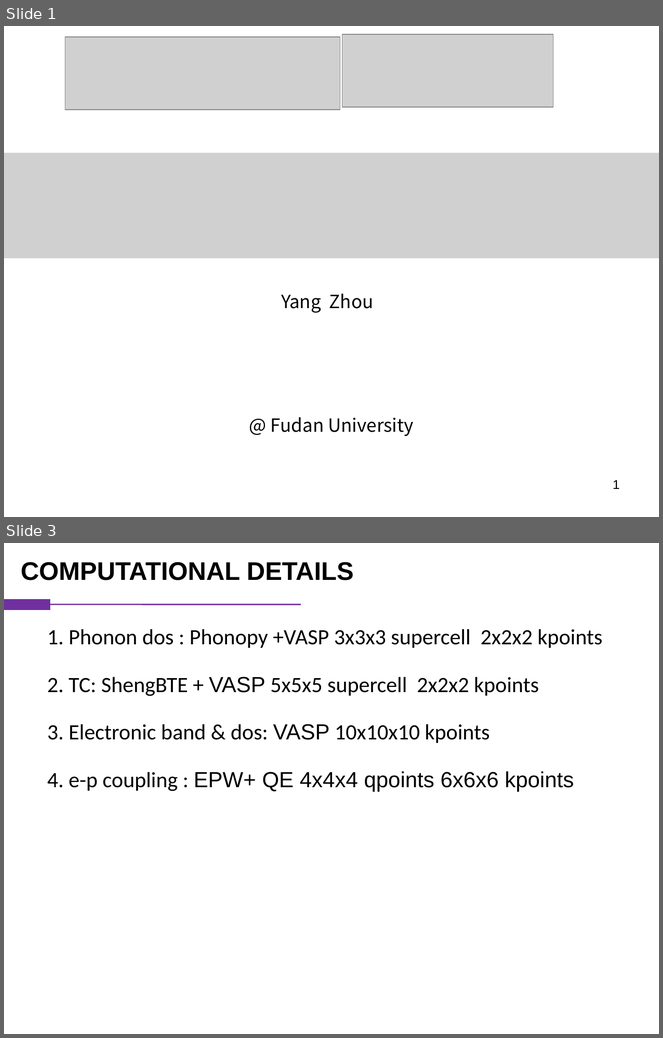
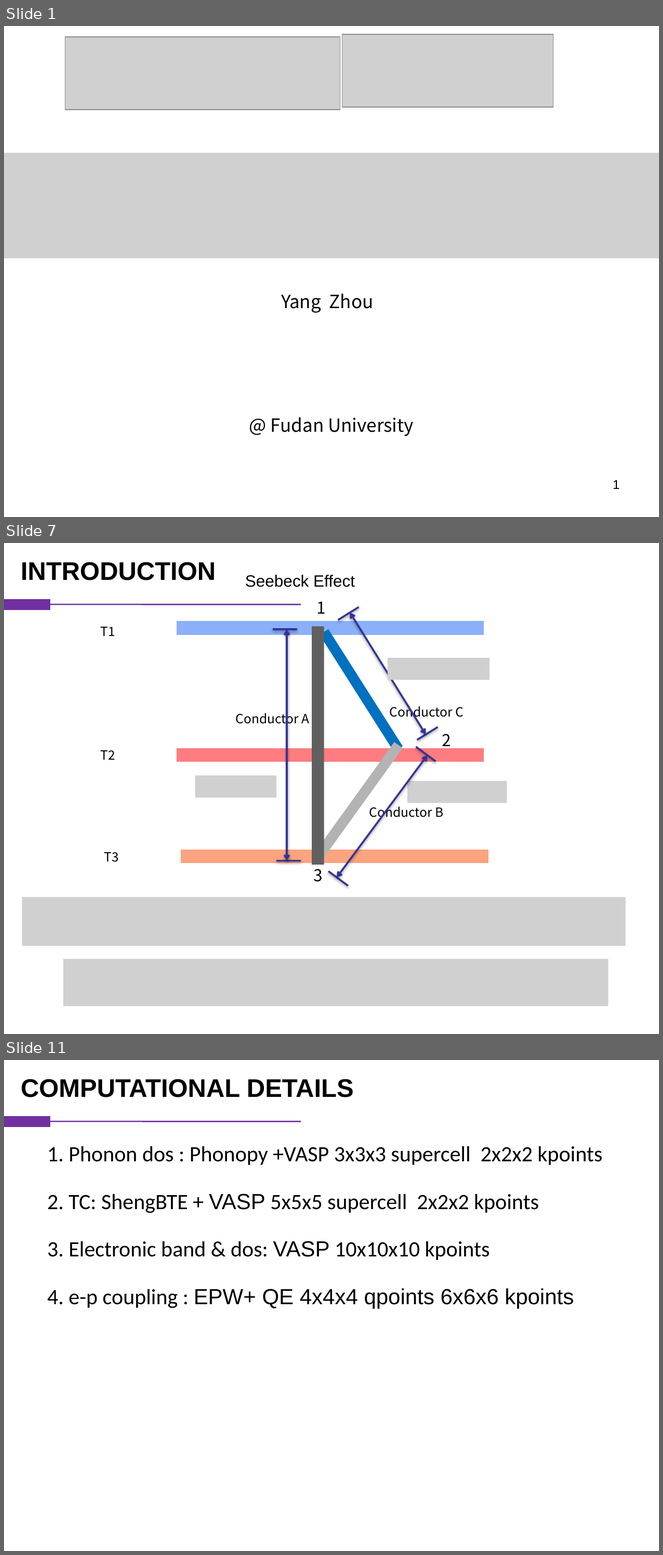
Before and after one commit to vanceeasleaf/paper_bi4i4, a slide deck: bi4i4.pptx. Shown one above the other, each under a label of ours: slides 1 and 3 before the commit, slides 1, 7 and 11 after it; the slides between them are not shown. The pictures are 663x1038 and 663x1555 pixels, drawn with LibreOffice and Linux fonts; fonts in the diff are those of the drawing; grey boxes stand for pictures. Boxes give left, top, right and bottom in pixels: in the first picture for what was removed or moved away, otherwise in the second. Text is boxed around its words. In the diff, an @@ line names an element or a change of style, - is before the commit and + after.

```diff
--- a/bi4i4.pptx
+++ b/bi4i4.pptx
@@ slide 7 added at (4, 543, 659, 1034), background #FFFFFF @@
@@ text added at (21, 562, 216, 580), 28 pt, text #000000, bold @@
+INTRODUCTION
@@ text added at (245, 575, 355, 587), 18 pt, text #000000 @@
+Seebeck Effect
@@ rectangle added at (4, 599, 50, 610), fill #7030A0, outline #7030A0 0.75 pt @@
@@ line added from (301, 604) to (50, 604), #7030A0 1.5 pt @@
@@ text added at (317, 602, 326, 614), 18 pt, text #000000 @@
+1
@@ rectangle added at (176, 620, 485, 636), fill #8BB0F9, outline #FFFFFF 2 pt @@
@@ line added from (359, 607) to (338, 620), #333399 2 pt @@
@@ double arrow added from (350, 613) to (426, 735), #333399 2 pt @@
@@ text added at (101, 627, 115, 636), 14 pt, text #000000 @@
+T1
@@ line added from (273, 629) to (297, 629), #333399 2 pt @@
@@ double arrow added from (287, 861) to (287, 629), #333399 2 pt @@
@@ rectangle added at (312, 626, 324, 865), fill #606060 @@
@@ rectangle added at (320, 630, 403, 753), fill #0070C0 @@
@@ picture added at (388, 657, 490, 680) @@
@@ text added at (236, 711, 309, 727), 14 pt, text #000000 @@
+Conductor A
@@ text added at (390, 704, 464, 720), 14 pt, text #000000 @@
+Conductor C
@@ line added from (438, 727) to (417, 740), #333399 2 pt @@
@@ rectangle added at (314, 742, 403, 861), fill #B3B3B3 @@
@@ text added at (442, 734, 451, 751), 18 pt, text #000000 @@
+2
@@ text added at (101, 750, 115, 760), 14 pt, text #000000 @@
+T2
@@ rectangle added at (176, 747, 485, 763), fill #FF7C80, outline #FFFFFF 2 pt @@
@@ double arrow added from (337, 878) to (427, 755), #333399 2 pt @@
@@ line added from (416, 747) to (436, 761), #333399 2 pt @@
@@ picture added at (195, 775, 276, 798) @@
@@ picture added at (408, 781, 507, 803) @@
@@ text added at (370, 804, 443, 820), 14 pt, text #000000 @@
+Conductor B
@@ text added at (104, 852, 119, 862), 14 pt, text #000000 @@
+T3
@@ rectangle added at (180, 849, 490, 865), fill #FCA380, outline #FFFFFF 2 pt @@
@@ line added from (276, 861) to (301, 861), #333399 2 pt @@
@@ text added at (314, 869, 323, 882), 18 pt, text #000000 @@
+3
@@ line added from (328, 871) to (348, 886), #333399 2 pt @@
@@ picture added at (22, 898, 626, 947) @@
@@ picture added at (64, 959, 609, 1006) @@
@@ what was slide 3 is now slide 11 @@
```
Also in this commit, not shown: 1 slide changed, 7 other slides added.
